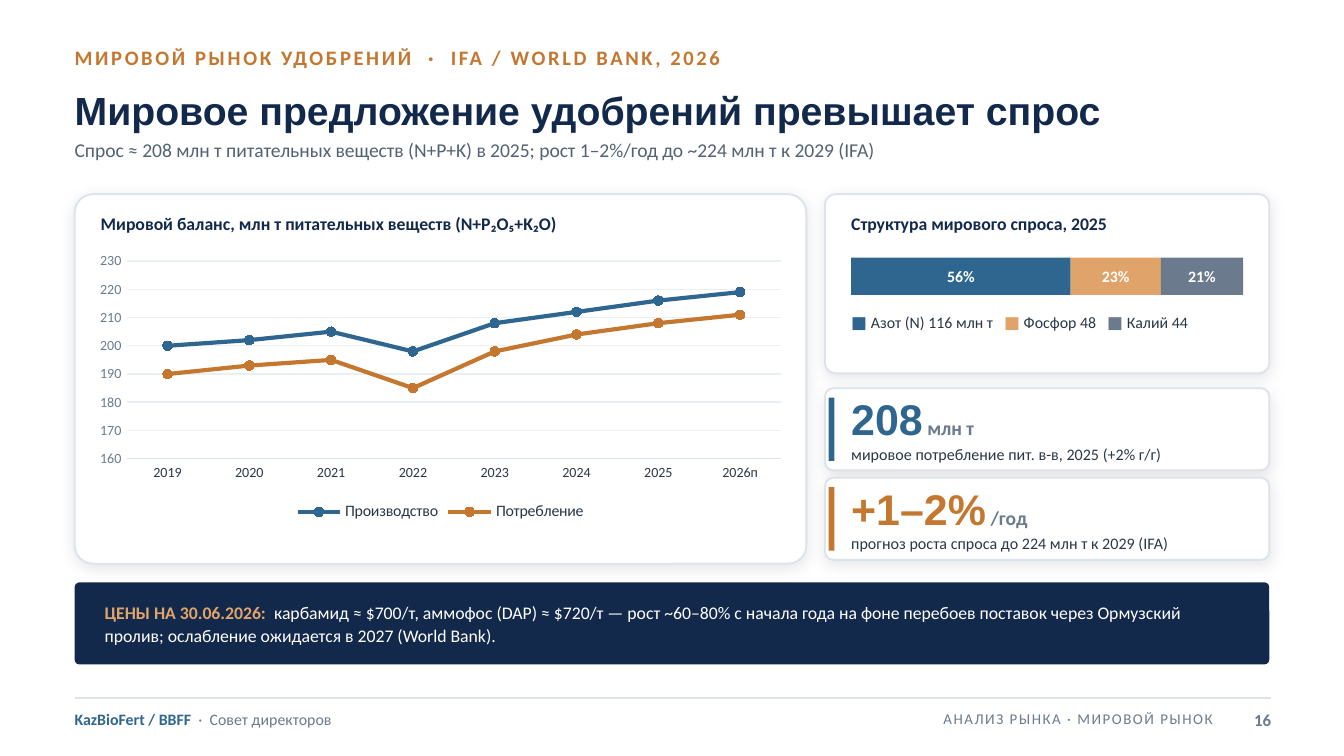
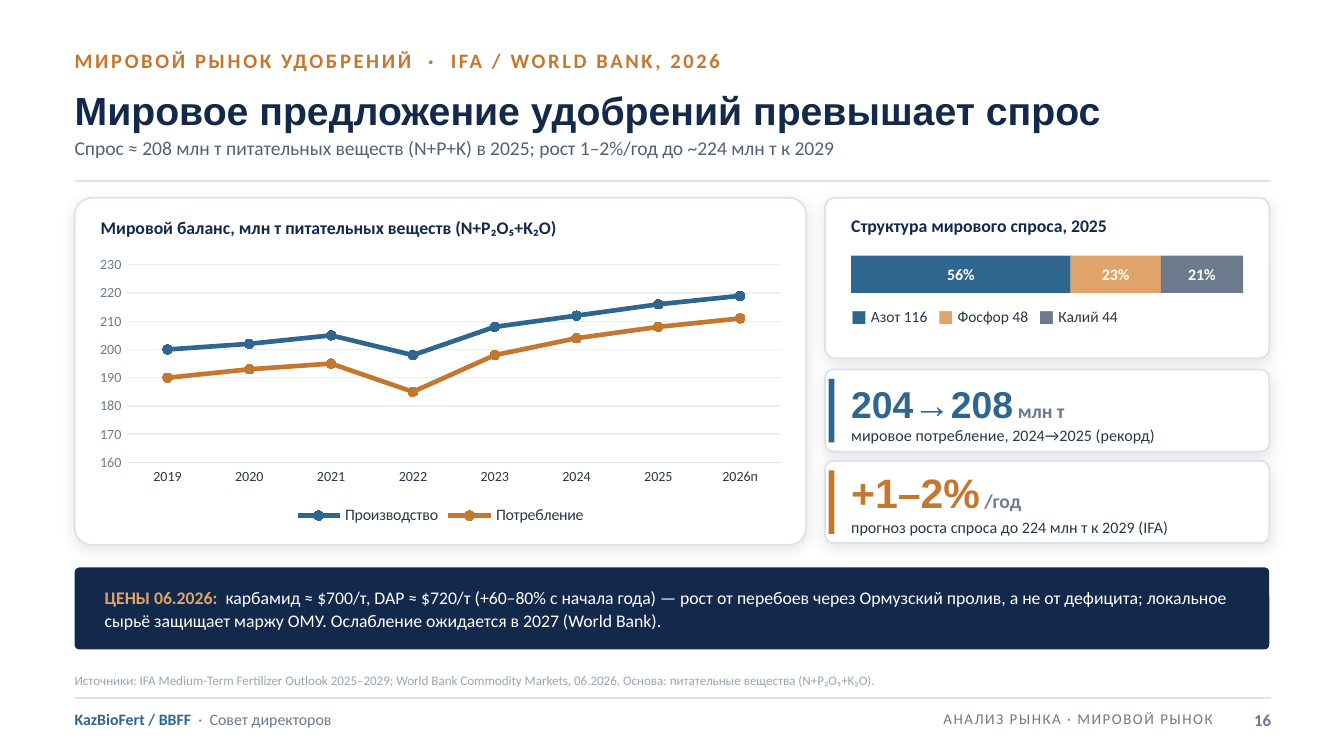
Before and after one commit to aoobakirov/board-presentation, a slide deck: slide 16 of KazBioFert_Board_Presentation_FINAL_20260709.pptx. Drawn at 1344x756 pixels with LibreOffice and Linux fonts; fonts in the diff are those of the drawing. Boxes give left, top, right and bottom in pixels: in the first picture for what was removed or moved away, otherwise in the second. Text is boxed around its words. In the diff, an @@ line names an element or a change of style, - is before the commit and + after.

```diff
--- a/KazBioFert_Board_Presentation_FINAL_20260709.pptx
+++ b/KazBioFert_Board_Presentation_FINAL_20260709.pptx
@@ text "МИРОВОЙ РЫНОК УДОБРЕНИЙ · IFA ...": place and size @@
-text "МИРОВОЙ РЫНОК УДОБРЕНИЙ · IFA ..." at <box>75,44,1271,74</box>
+text "МИРОВОЙ РЫНОК УДОБРЕНИЙ · IFA ..." at <box>75,48,1271,78</box>
@@ text at <box>75,141,835,158</box>: text changed @@
-Спрос ≈ 208 млн т питательных веществ (N+P+K) в 2025; рост 1–2%/год до ~224 млн т к 2029 (IFA)
+Спрос ≈ 208 млн т питательных веществ (N+P+K) в 2025; рост 1–2%/год до ~224 млн т к 2029
@@ rounded rectangle: place and size @@
-rounded rectangle at <box>75,194,806,563</box>
+rounded rectangle at <box>75,198,806,544</box>
@@ line added from (75, 181) to (1271, 181), #DCE3EB 0.75 pt @@
@@ rounded rectangle: place and size @@
-rounded rectangle at <box>825,194,1270,372</box>
+rounded rectangle at <box>825,198,1270,358</box>
@@ text "Мировой баланс, млн т питательных ...": place and size @@
-text "Мировой баланс, млн т питательных ..." at <box>101,217,556,233</box>
+text "Мировой баланс, млн т питательных ..." at <box>101,221,556,237</box>
@@ line chart: place and size @@
-line chart at <box>86,246,796,526</box>
+line chart at <box>86,250,796,530</box>
@@ text at <box>871,311,1118,325</box>: text changed; size 8.5 to 8.3 pt @@
-■ Азот (N) 116 млн т ■ Фосфор 48 ■ Калий 44
+■ Азот 116 ■ Фосфор 48 ■ Калий 44
@@ rounded rectangle: place and size @@
-rounded rectangle at <box>825,388,1270,470</box>
+rounded rectangle at <box>825,370,1270,452</box>
@@ rectangle: place and size @@
-rectangle at <box>829,398,835,461</box>
+rectangle at <box>829,379,835,442</box>
@@ text at <box>851,392,1065,419</box>: text changed; size 10.5 to 20 pt; font Calibri to Arial; text colour #6B7A8D to #2F6690 @@
-208 млн т
+204→208 млн т
@@ text at <box>851,429,1155,444</box>: text changed @@
-мировое потребление пит. в-в, 2025 (+2% г/г)
+мировое потребление, 2024→2025 (рекорд)
@@ 2 texts, 2 rounded rectangles, 1 rectangle: place and size @@
-2 texts, 2 rounded rectangles, 1 rectangle at <box>75,478,1270,664</box>
+2 texts, 2 rounded rectangles, 1 rectangle at <box>75,461,1270,649</box>
@@ text "+1–2% /год" at <box>851,479,1021,511</box>: size 23 to 22 pt in "+1–2%" @@
@@ text at <box>105,591,1227,630</box>: text changed @@
-ЦЕНЫ НА 30.06.2026: карбамид ≈ $700/т, аммофос (DAP) ≈ $720/т — рост ~60–80% с начала года на фоне перебоев поставок через Ормузский пролив; ослабление ожидается в 2027 (World Bank).
+ЦЕНЫ 06.2026: карбамид ≈ $700/т, DAP ≈ $720/т (+60–80% с начала года) — рост от перебоев через Ормузский пролив, а не от дефицита; локальное сырьё защищает маржу ОМУ. Ослабление ожидается в 2027 (World Bank).
@@ text added at <box>75,676,874,687</box>, 7 pt, text #9AA6B3 @@
+Источники: IFA Medium-Term Fertilizer Outlook 2025–2029; World Bank Commodity Markets, 06.2026. Основа: питательные вещества (N+P₂O₅+K₂O).
```
Also in this commit, not shown: 10 other slides changed, 1 slide added, 3 other files.
